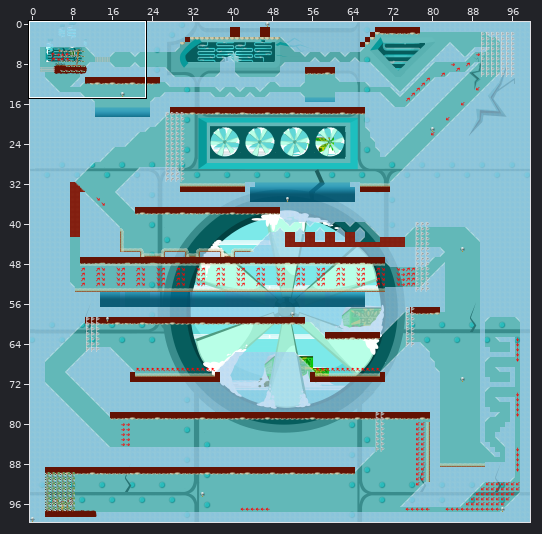
Two versions of a level (Tiled map, data/assets/Maps/Ice_Race.tmx). Above: a wide view before the commit, with the close-up outlined.
Close-up. Before the commit:
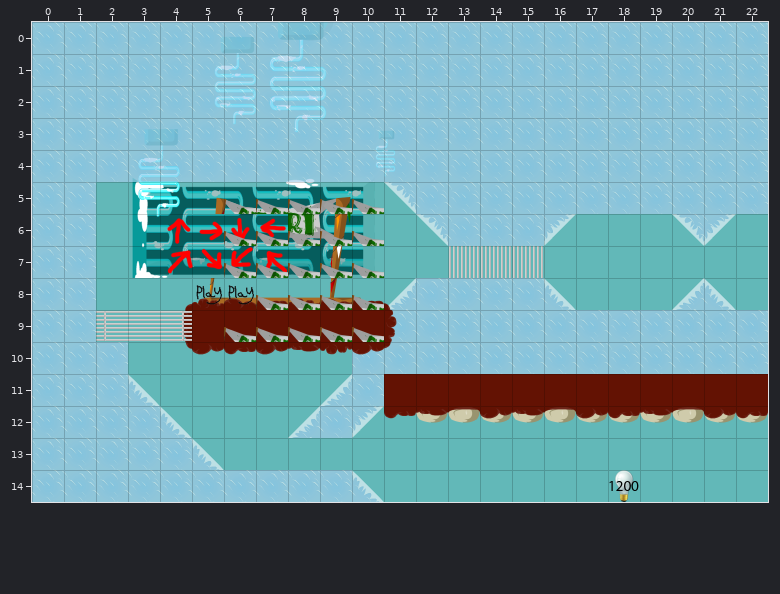
Cells are 64x64 px. Shown: x 0..22, y 0..14.
After:
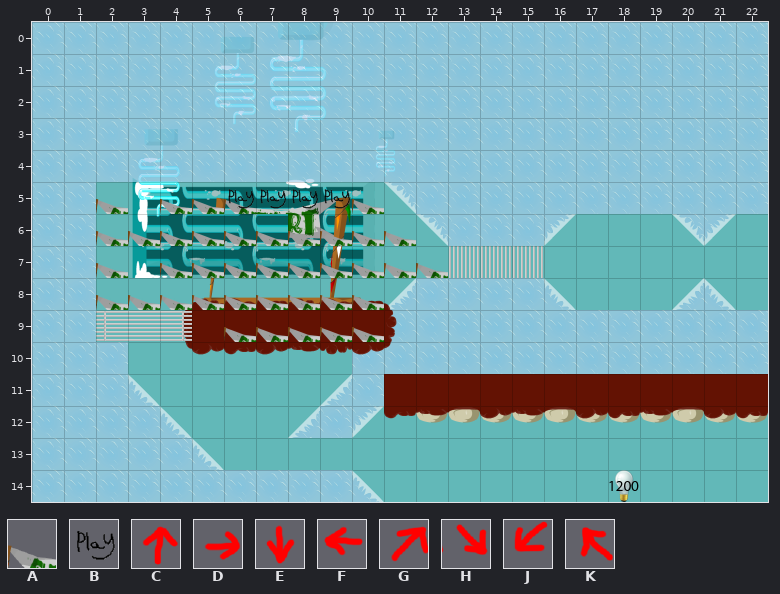
Key: from "RaceStart": A 1; from "Spawns": B 1; from "Zoomzoom": C 0 "Zoomzoom", D 1 "Zoomzoom", E 2 "Zoomzoom", F 3 "Zoomzoom", G 4 "Zoomzoom", H 5 "Zoomzoom", J 6 "Zoomzoom", K 7 "Zoomzoom".
_ is an empty cell.
Diff:
Layer "Level":
The author cleared tile C in row 6 at x 4.
The author cleared tile D in row 6 at x 5.
The author cleared tile E in row 6 at x 6.
The author cleared tile F in row 6 at x 7.
The author cleared tile G in row 7 at x 4.
The author cleared tile H in row 7 at x 5.
The author cleared tile J in row 7 at x 6.
The author cleared tile K in row 7 at x 7.
Layer "Flags":
Tile B gives way to tile A in row 8 at x 5 to 6.
The edit adds tile A in row 5 at x 2 and 4 to 5; in row 6 at x 2 to 5 and 11; in row 7 at x 2, 4 to 5 and 11 to 12; in row 8 at x 2 to 4.
Tile A gives way to tile B in row 5 at x 6 to 9.
Boxes around the changes in both close-ups, in picture pixels (x1, y1, x2, y2):
changed: (96, 189, 352, 310)
added: (384, 231, 448, 278)
